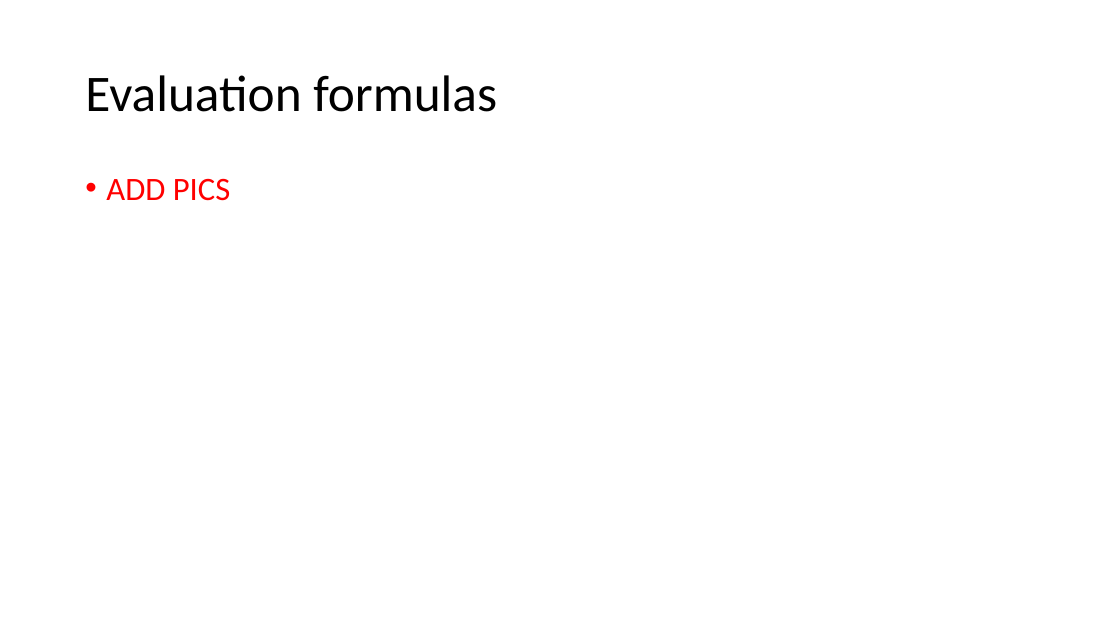
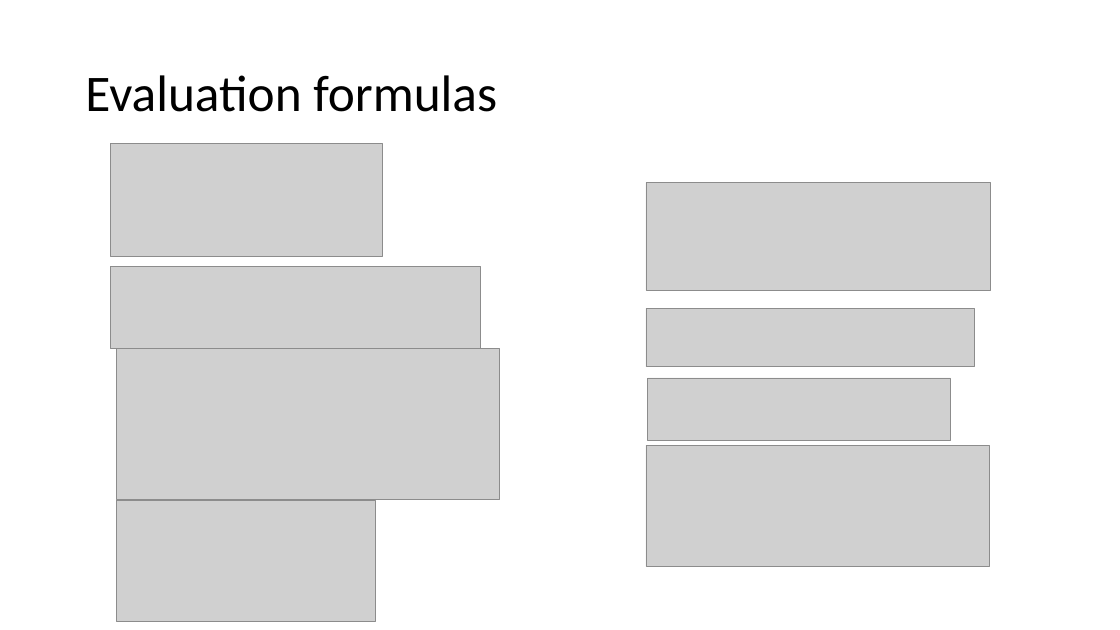
Before and after one commit to DibyamAgrawal/RS-ppt, a slide deck: slide 19 of summer_Basics of RS.pptx. Drawn at 1120x630 pixels with LibreOffice and Linux fonts; fonts in the diff are those of the drawing; grey boxes stand for pictures. Boxes give left, top, right and bottom in pixels: in the first picture for what was removed or moved away, otherwise in the second. Text is boxed around its words. In the diff, an @@ line names an element or a change of style, - is before the commit and + after.

```diff
--- a/summer_Basics of RS.pptx
+++ b/summer_Basics of RS.pptx
@@ picture added at (110, 143, 382, 256) @@
@@ text removed at (106, 178, 230, 201) @@
-• ADD PICS
@@ picture added at (646, 183, 991, 291) @@
@@ picture added at (110, 266, 481, 348) @@
@@ picture added at (646, 308, 975, 367) @@
@@ picture added at (117, 348, 500, 499) @@
@@ picture added at (648, 378, 950, 441) @@
@@ picture added at (646, 445, 990, 566) @@
@@ picture added at (117, 501, 376, 622) @@
```
Also in this commit, not shown: 4 other slides changed, 8 other files.
